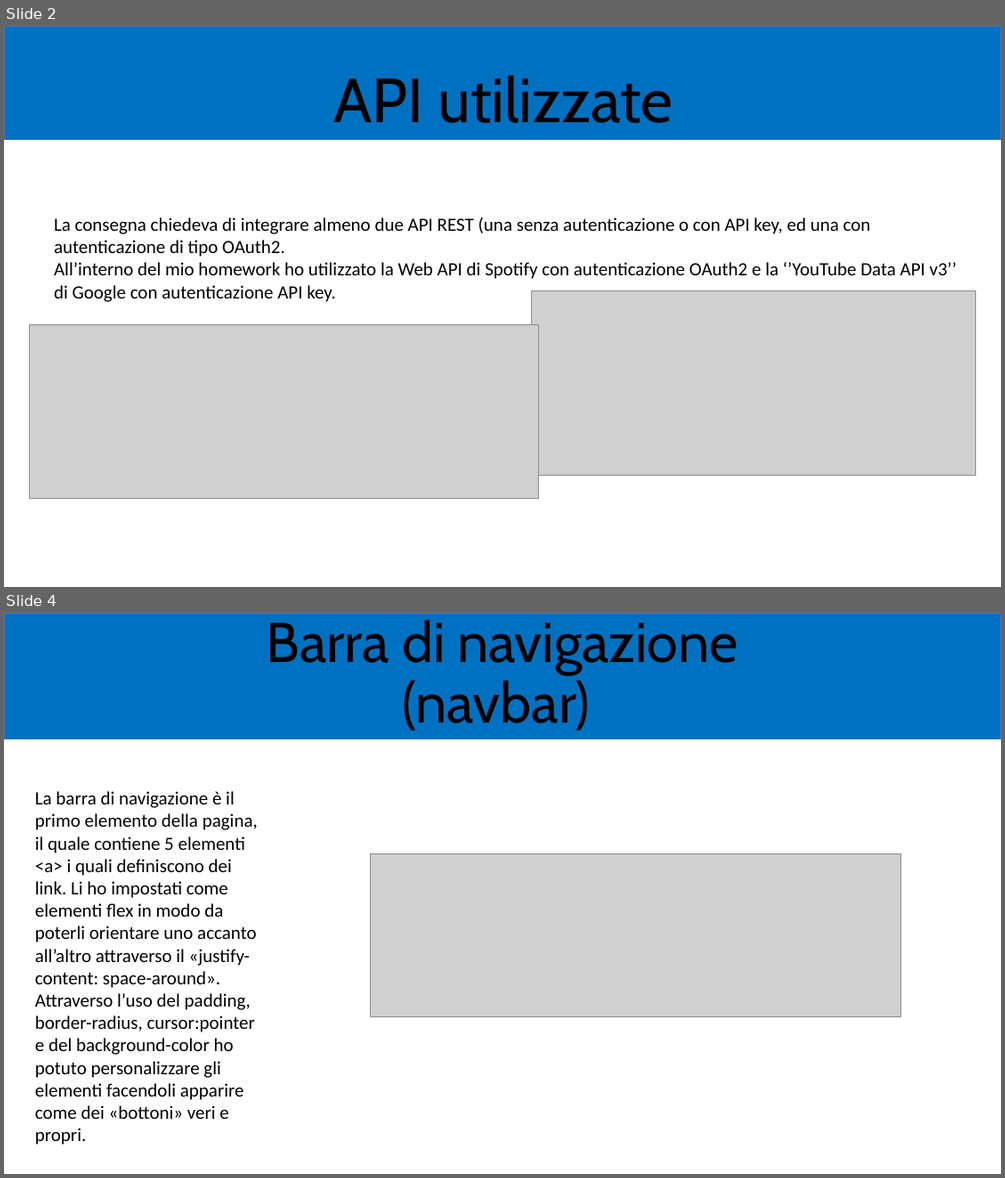
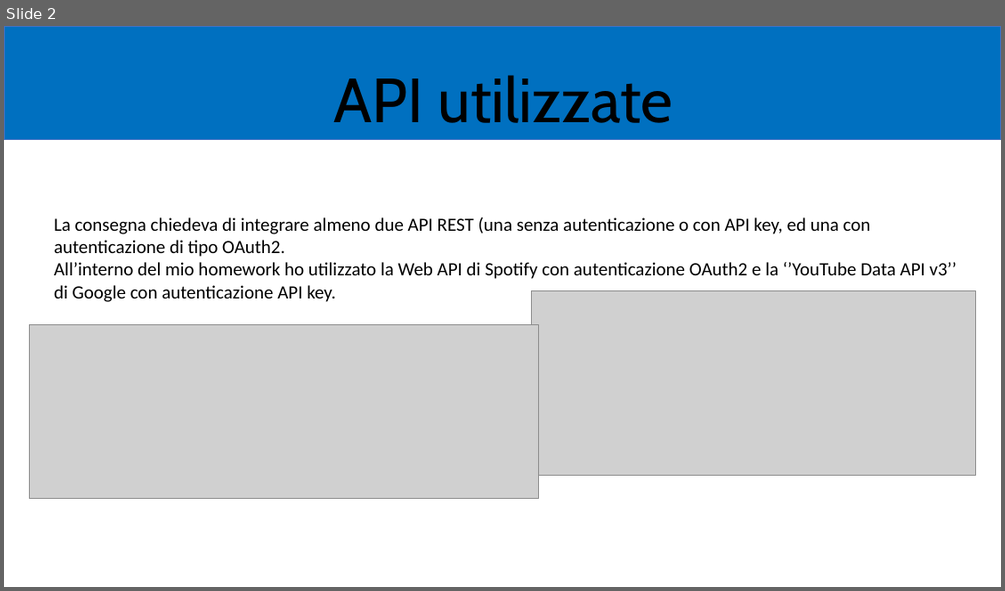
Before and after one commit to zChronoX/mhw3, a slide deck: mhw3.pptx. Shown one above the other, each under a label of ours: slides 2 and 4 before the commit, slide 2 after it; the slides between them are not shown. The pictures are 1005x1178 and 1005x591 pixels, drawn with LibreOffice and Linux fonts; fonts in the diff are those of the drawing; grey boxes stand for pictures. Boxes give left, top, right and bottom in pixels: in the first picture for what was removed or moved away, otherwise in the second. Text is boxed around its words. In the diff, an @@ line names an element or a change of style, - is before the commit and + after.

```diff
--- a/mhw3.pptx
+++ b/mhw3.pptx
@@ slide 4 removed at [4,613,1001,1174], background #FFFFFF @@
@@ rectangle removed at [4,613,1001,739] @@
@@ title removed at [267,619,738,730] @@
-Barra di navigazione
-(navbar)
@@ text removed at [35,791,258,1144] @@
-La barra di navigazione è il primo elemento della pagina, il quale contiene 5 elementi <a> i quali definiscono dei link. Li ho impostati come elementi flex in modo da poterli orientare uno accanto all’altro attraverso il «justify-content: space-around».
-Attraverso l’uso del padding, border-radius, cursor:pointer e del background-color ho potuto personalizzare gli elementi facendoli apparire come dei «bottoni» veri e propri.
@@ picture removed at [371,853,900,1017] @@
```
Also in this commit, not shown: 7 slides added, 7 other slides removed.
